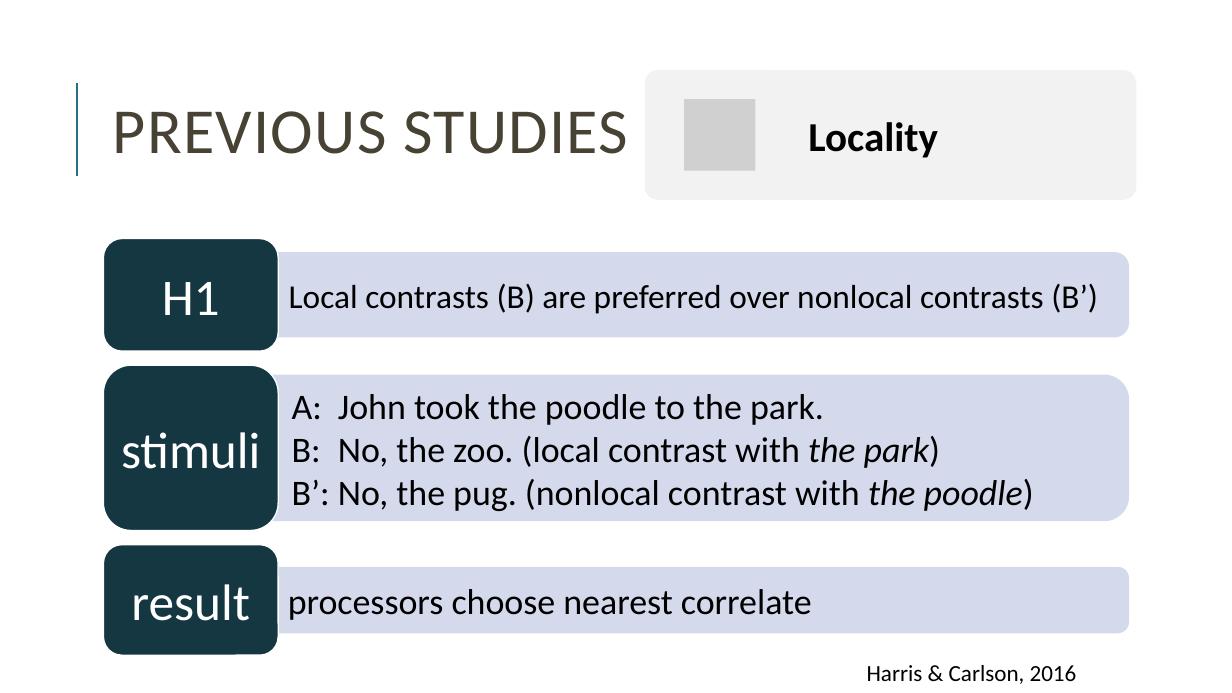
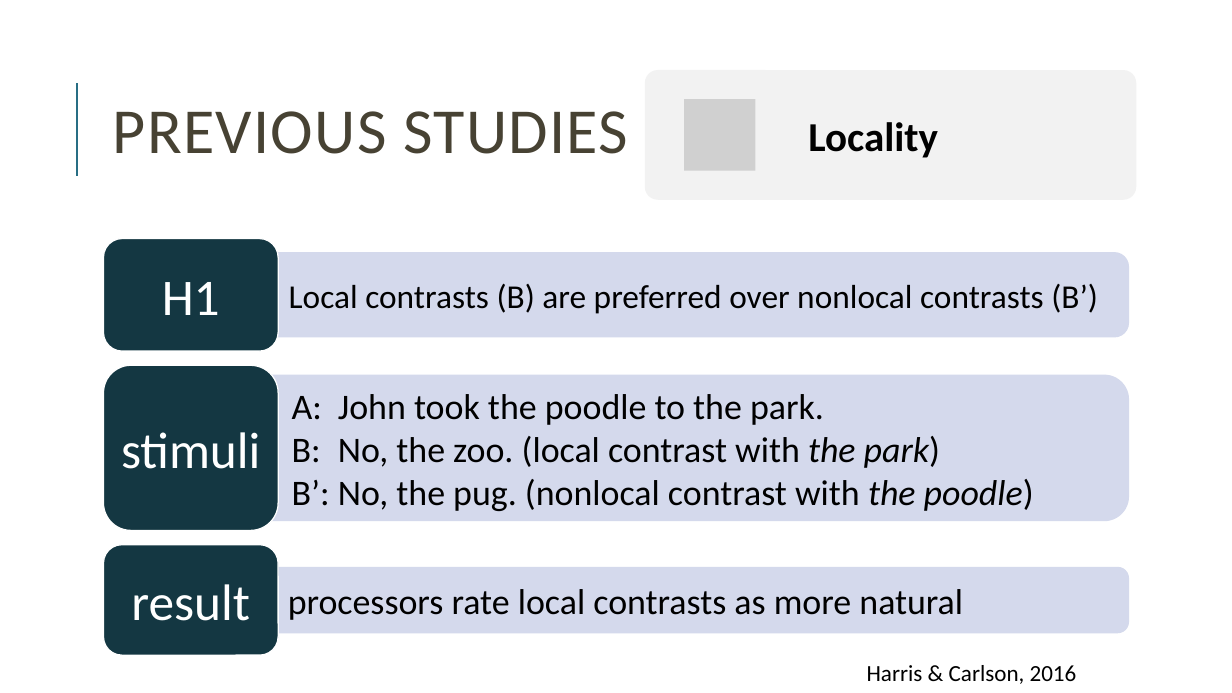
Before and after one commit to miriamschiele/MA, a slide deck: slide 56 of presentation/Miriam Schiele, MA presentation.pptx (slide 19 before the commit). Drawn at 1232x693 pixels with LibreOffice and Linux fonts; fonts in the diff are those of the drawing; grey boxes stand for pictures. Boxes give left, top, right and bottom in pixels: in the first picture for what was removed or moved away, otherwise in the second. Text is boxed around its words. In the diff, an @@ line names an element or a change of style, - is before the commit and + after.

```diff
--- a/presentation/Miriam Schiele, MA presentation.pptx
+++ b/presentation/Miriam Schiele, MA presentation.pptx
@@ text in rounded rectangle at <box>288,589,963,620</box>: text changed @@
-• processors choose nearest correlate
+• processors rate local contrasts as more natural
```
Also in this commit, not shown: 10 other slides changed, 4 slides added, 4 slides removed, 1 other file.
